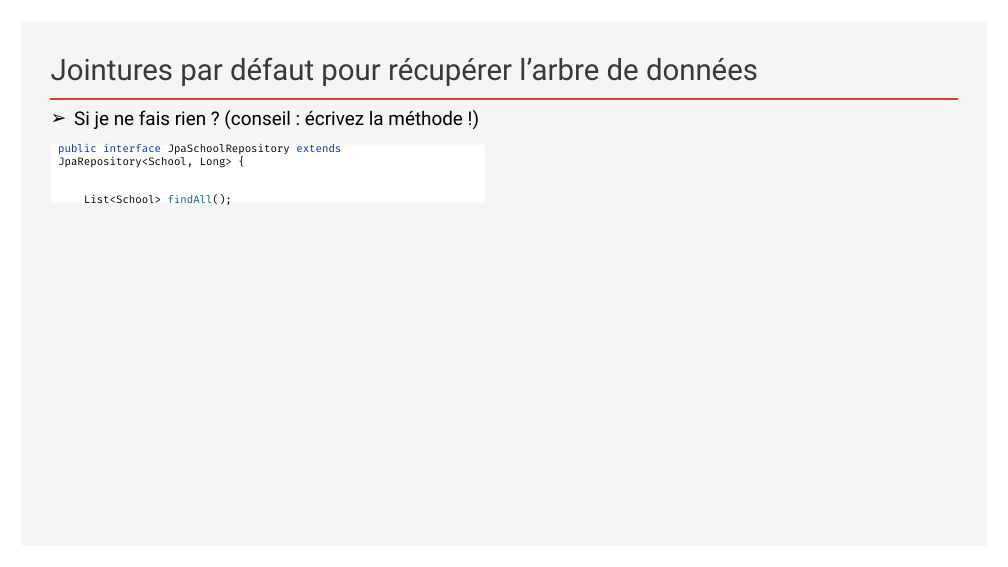
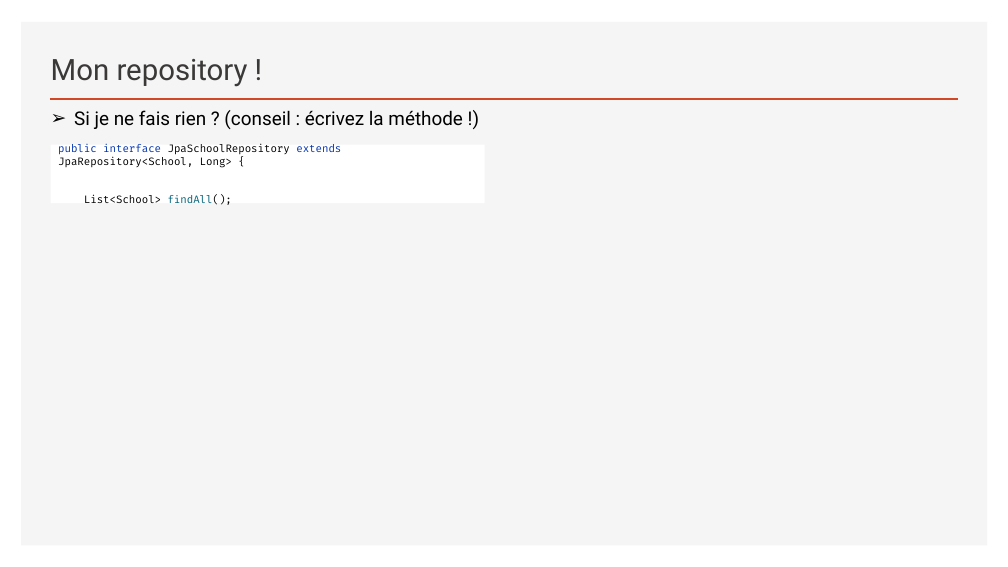
Before and after one commit to sebzuki/hibernate, a slide deck: slide 11 of JPA-HIBERNATE.pptx. Drawn at 1008x567 pixels with LibreOffice and Linux fonts; fonts in the diff are those of the drawing. Boxes give left, top, right and bottom in pixels: in the first picture for what was removed or moved away, otherwise in the second. Text is boxed around its words. In the diff, an @@ line names an element or a change of style, - is before the commit and + after.

```diff
--- a/JPA-HIBERNATE.pptx
+++ b/JPA-HIBERNATE.pptx
@@ title at <box>51,59,248,87</box>: text changed @@
-Jointures par défaut pour récupérer l’arbre de données
+Mon repository !
```
Also in this commit, not shown: 1 other slide changed.
